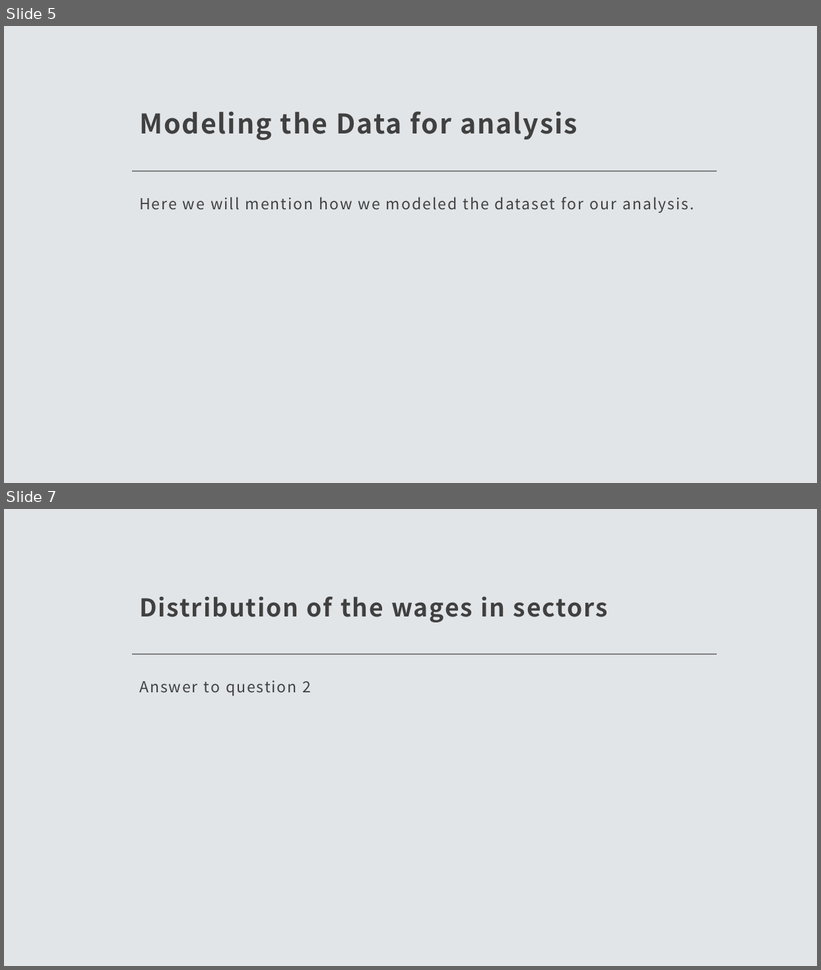
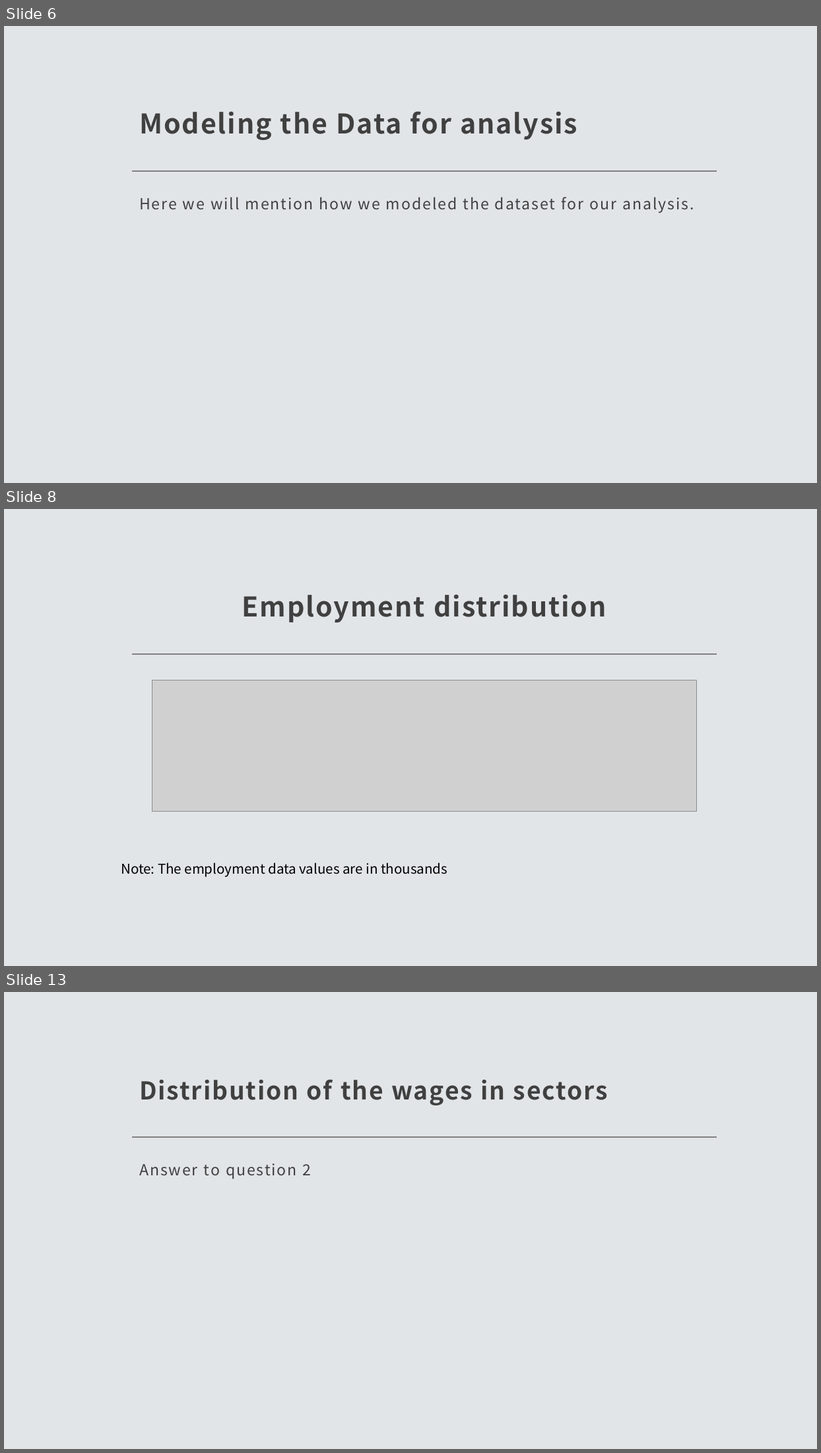
Before and after one commit to vinaya-kusuma/Project1, a slide deck: Project1.pptx. Shown one above the other, each under a label of ours: slides 5 and 7 before the commit, slides 6, 8 and 13 after it; the slides between them are not shown. The pictures are 821x970 and 821x1453 pixels, drawn with LibreOffice and Linux fonts; fonts in the diff are those of the drawing; grey boxes stand for pictures. Boxes give left, top, right and bottom in pixels: in the first picture for what was removed or moved away, otherwise in the second. Text is boxed around its words. In the diff, an @@ line names an element or a change of style, - is before the commit and + after.

Commit message:
Updated the ppt slides for employment distribution

```diff
--- a/Project1.pptx
+++ b/Project1.pptx
@@ slide 8 added at [4, 509, 817, 966], background #E2E5E8; not listed: 1 template element that a slide beside it also shows @@
@@ title added at [242, 594, 607, 623], 32 pt, text #404040, bold @@
+Employment distribution
@@ picture added at [152, 681, 697, 812] @@
@@ text added at [121, 863, 448, 877], 16 pt, text #000000 @@
+Note: The employment data values are in thousands
@@ what was slide 5 is now slide 6 @@
@@ what was slide 7 is now slide 13 @@
```
Also in this commit, not shown: 3 slides changed, 7 other slides added, 2 slides removed.
